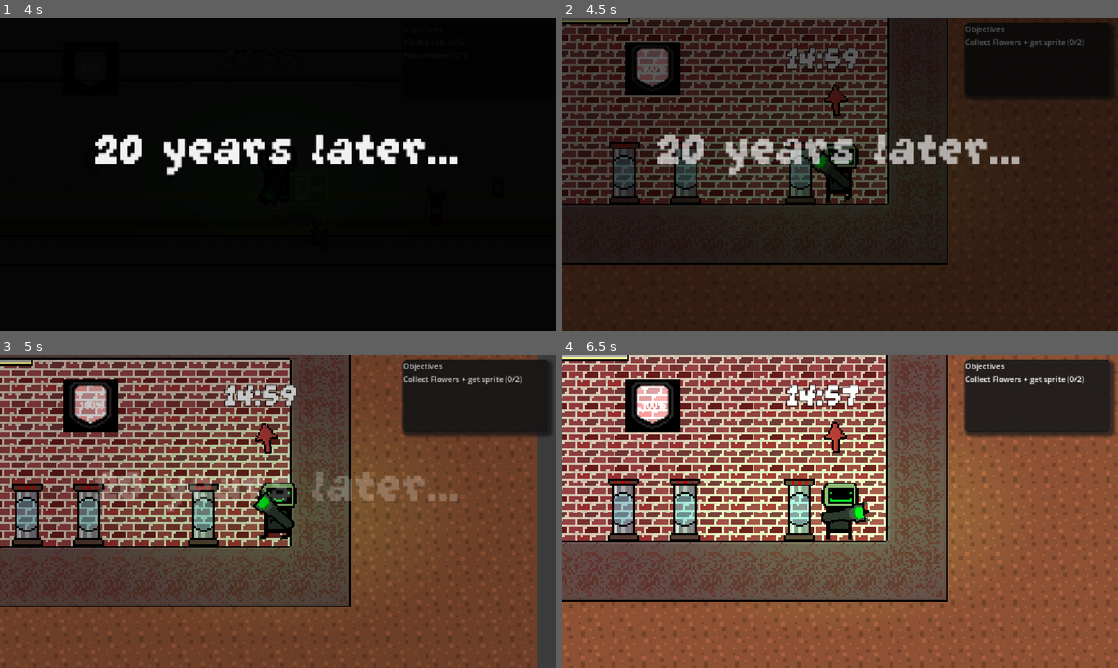
Above: before the commit, frames 1-4 (two rows, left to right).
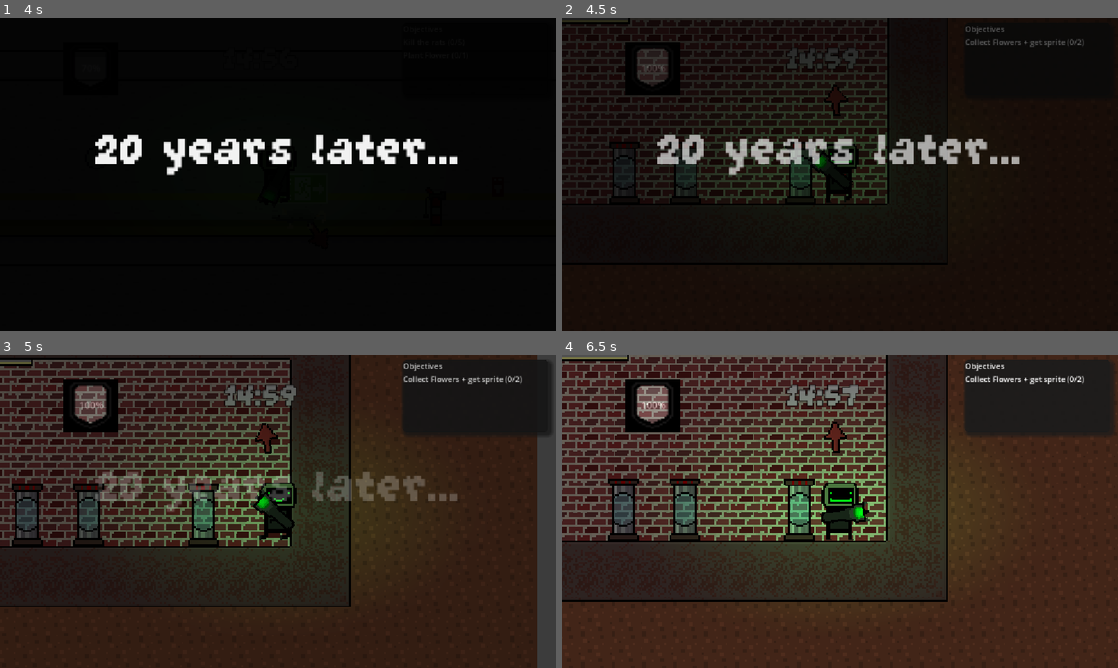
Above: after the commit, the same moments.

Repository: Milo-Griffiths/GameJam-Time
Game: Godot game, scene res://scenes/main.tscn
Two runs of this game, one before a commit and one after it. Both use one fixed random seed, a clock stepped at 60 frames per second and the inputs below.
Inputs (mouse positions are in pixels of both pictures, inside the frame that each line leads up to):
- Up to frame 1 (4 s): click "Play" at 0.5 s; tap Enter at 1.25 s; move the mouse to (400, 158) at 1.27 s; hold E (Interact) 1.28-2.03 s; hold Right (right) 1.28-2.78 s; tap Up (up) at 1.52, 2.27, 3.77 s; move the mouse to (166, 190) at 2.02 s; click (166, 190) at 2.1 s; move the mouse to (333, 105) at 2.77 s; hold A (left) 2.78-3.53 s; tap T at 2.85 s; move the mouse to (250, 237) at 3.52 s; hold Right (right) from 3.53 s (still down); tap E (Interact) at 3.6 s
- Up to frame 2 (4.5 s): keep holding Right (right); move the mouse to (834, 171) at 4.27 s; press the mouse at (834, 171) at 4.28 s
- Up to frame 3 (5 s): keep holding Right (right); tap Up (up) at 4.52 s
- Up to frame 4 (6.5 s): move the mouse to (673, 464) at 5.02 s; release Right (right) at 5.03 s; release the mouse at (673, 464) at 5.03 s; hold A (left) 5.03-5.78 s; tap T at 5.1 s; tap Up (up) at 5.27 s; move the mouse to (867, 511) at 5.77 s; hold Right (right) from 5.78 s (still down); hold E (Interact) from 5.78 s (still down)

Frame 1 is identical in both runs. In frame 2, 58% of the frame differs, in the area x 0-100%, y 0-100%; in frame 3, 87%; in frame 4, 90%.
Error in both runs: Invalid access to property or key 'global_position' on a base object of type 'null instance'. (res://assets/scripts/interactable.gd:12)

Commit message:
changed timer

Diff:
--- a/assets/scripts/BatteryTimer.gd
+++ b/assets/scripts/BatteryTimer.gd
@@ -1,7 +1,7 @@
 extends Label
 
 var Initial_Time = 900
-var time = 900
+var time = 180
 var timepasses : bool
 
 func _ready() -> void:
--- a/scenes/levels/Level2.tscn
+++ b/scenes/levels/Level2.tscn
@@ -956,7 +956,8 @@
 shape = SubResource("RectangleShape2D_interaction")
 
 [node name="CanvasModulate" type="CanvasModulate" parent="." unique_id=922661431]
-visible = false
+modulate = Color(0.34108615, 0.34108615, 0.34108615, 1)
+self_modulate = Color(0.4075654, 0.40756536, 0.40756533, 1)
 light_mask = 2
 color = Color(0.4630679, 0.4630683, 0.4630682, 1)
 
--- a/scenes/levels/Level3.tscn
+++ b/scenes/levels/Level3.tscn
@@ -1032,15 +1032,15 @@
 path = "Level3"
 
 [node name="Rat4" parent="." unique_id=1978294224 instance=ExtResource("16_bqc3i")]
-position = Vector2(328, -1000)
+position = Vector2(-1236, -606)
 path = "Level3"
 
 [node name="Rat5" parent="." unique_id=185690290 instance=ExtResource("16_bqc3i")]
-position = Vector2(907, -882)
+position = Vector2(-542, -874)
 path = "Level3"
 
 [node name="Rat6" parent="." unique_id=430751833 instance=ExtResource("16_bqc3i")]
-position = Vector2(161, -1140)
+position = Vector2(-710, -1326)
 path = "Level3"
 
 [connection signal="interactedwith" from="StaticBody2D2" to="SceneLoader" method="interactedwith"]
